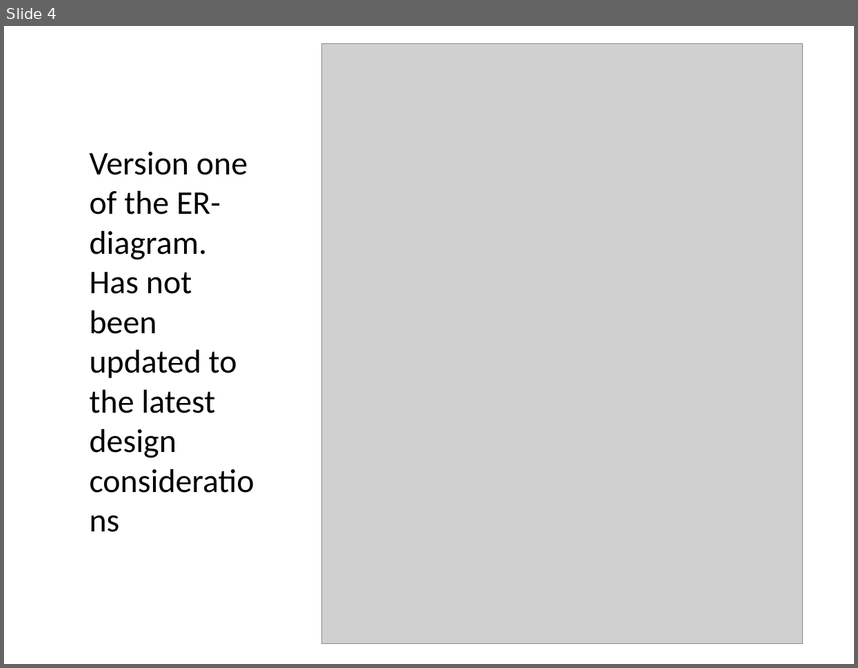
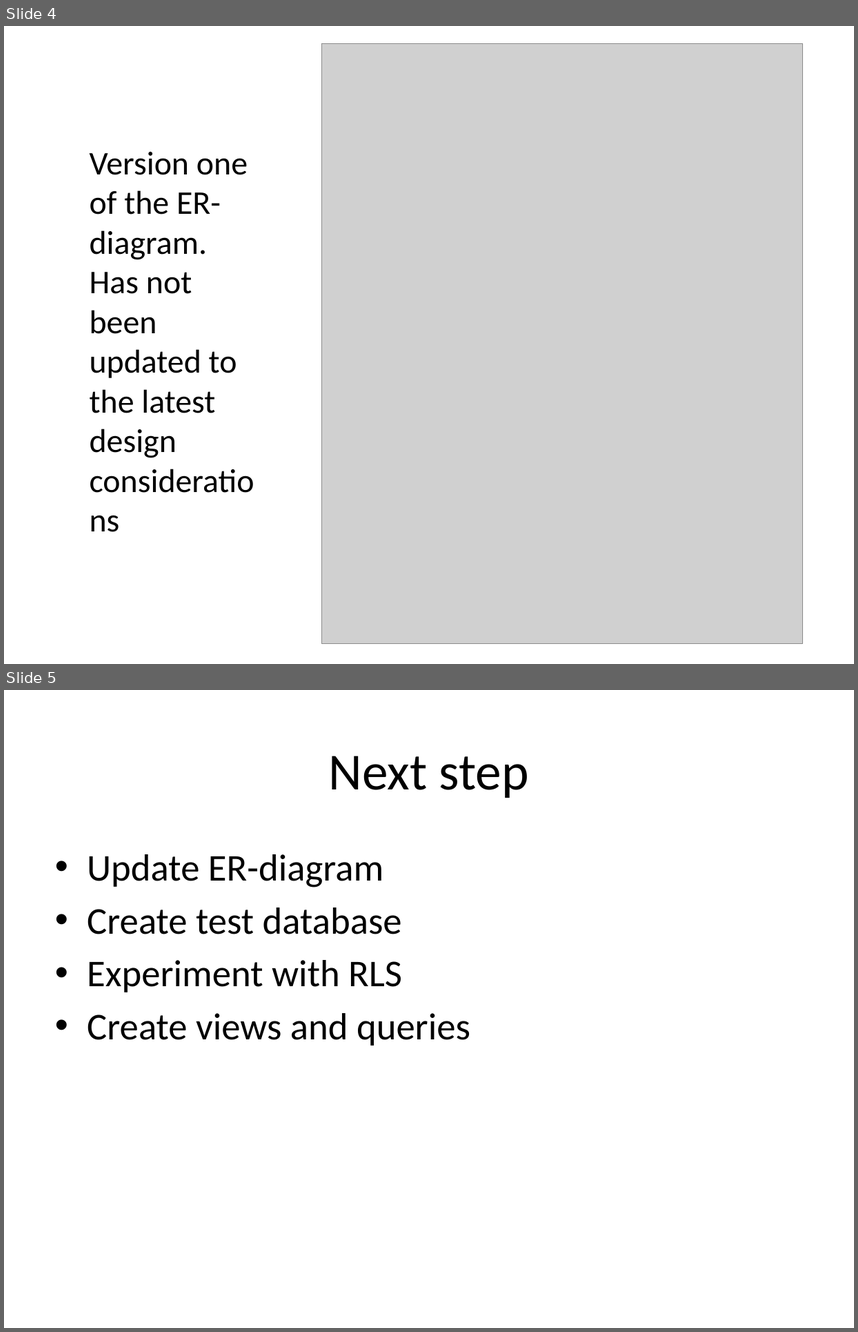
Before and after one commit to ahpoder/masterofit2009, a slide deck: DatabaseDesign/DatabaseManagementSystems/Presentation_week37.pptx. Shown one above the other, each under a label of ours: slide 4 before the commit, slides 4 and 5 after it. The pictures are 858x668 and 858x1332 pixels, drawn with LibreOffice and Linux fonts; fonts in the diff are those of the drawing; grey boxes stand for pictures. Boxes give left, top, right and bottom in pixels: in the first picture for what was removed or moved away, otherwise in the second. Text is boxed around its words. In the diff, an @@ line names an element or a change of style, - is before the commit and + after.

Commit message:
Updating powerpoint

```diff
--- a/DatabaseDesign/DatabaseManagementSystems/Presentation_week37.pptx
+++ b/DatabaseDesign/DatabaseManagementSystems/Presentation_week37.pptx
@@ slide 5 added at [4,690,854,1328], background #FFFFFF @@
@@ title added at [329,756,529,798], 44 pt, text #000000 @@
+Next step
@@ text added at [87,854,470,1045], 32 pt, text #000000 @@
+• Update ER-diagram
+• Create test database
+• Experiment with RLS
+• Create views and queries
```
